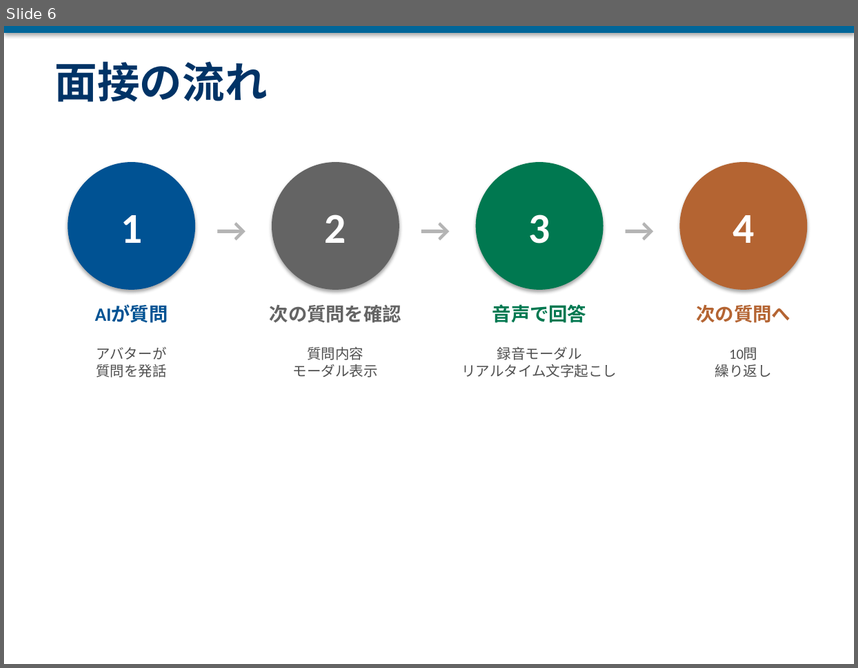
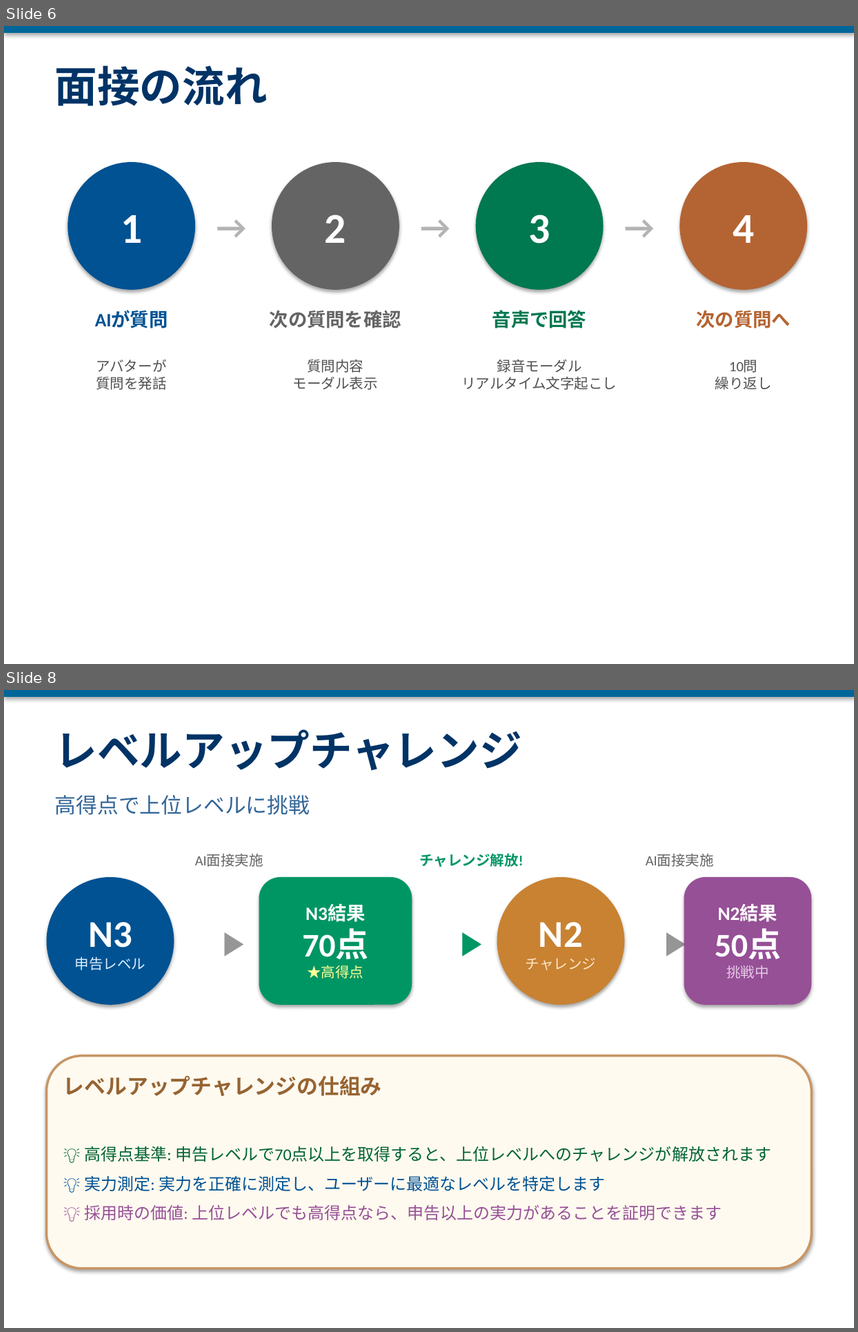
Before and after one commit to yoshidasendai115/ai-interview, a slide deck: docs/プレゼン資料/AI面接プラットフォーム_投資家向け.pptx. Shown one above the other, each under a label of ours: slide 6 before the commit, slides 6 and 8 after it; the slides between them are not shown. The pictures are 858x668 and 858x1332 pixels, drawn with LibreOffice and Linux fonts; fonts in the diff are those of the drawing. Boxes give left, top, right and bottom in pixels: in the first picture for what was removed or moved away, otherwise in the second. Text is boxed around its words. In the diff, an @@ line names an element or a change of style, - is before the commit and + after.

Commit message:
feat: 学習ステップテンプレートJSONとドキュメント・UI更新
- backend/app/data/seed/learning_step_templates.json を新規作成
  - 汎用テンプレート（4ステップ）
  - 業界別テンプレート7件（6ステップ）
- 12_面接フロー制御.md にデータソース参照を追加
- 画面設計書DrawIO/PNG更新（学習計画、分析画面等）
- ER図、画面遷移図の更新
- PoC: 固定質問セット、回答サンプル追加

```diff
--- a/docs/プレゼン資料/AI面接プラットフォーム_投資家向け.pptx
+++ b/docs/プレゼン資料/AI面接プラットフォーム_投資家向け.pptx
@@ slide 8 added at [4, 690, 854, 1328], background #FFFFFF @@
@@ rectangle added at [4, 690, 854, 697], fill #006699 @@
@@ text added at [55, 729, 522, 771], 36 pt, text #003366, bold @@
+レベルアップチャレンジ
@@ text added at [55, 795, 310, 815], 18 pt, text #336699 @@
+高得点で上位レベルに挑戦
@@ text added at [195, 854, 263, 867], 12 pt, text #646464 @@
+AI面接実施
@@ text added at [419, 853, 523, 867], 12 pt, text #009664, bold @@
+チャレンジ解放!
@@ text added at [646, 854, 714, 867], 12 pt, text #646464 @@
+AI面接実施
@@ ellipse added at [47, 877, 174, 1005], fill #005293 @@
@@ rounded rectangle added at [259, 877, 412, 1005], fill #009664 @@
@@ ellipse added at [497, 877, 624, 1005], fill #C88232 @@
@@ rounded rectangle added at [684, 877, 811, 1005], fill #965096 @@
@@ text added at [183, 915, 285, 966], 28 pt, text #969696 @@
+▶
@@ text added at [302, 904, 368, 978], 16 pt, text #FFFFFF, bold @@
+N3結果
+70点
+★高得点
@@ text added at [421, 915, 523, 966], 28 pt, text #009664 @@
+▶
@@ text added at [633, 915, 718, 966], 28 pt, text #969696 @@
+▶
@@ text added at [715, 904, 781, 978], 16 pt, text #FFFFFF, bold @@
+N2結果
+50点
+挑戦中
@@ text added at [75, 922, 146, 970], 12 pt, text #DCF0FF @@
+N3
+申告レベル
@@ text added at [526, 922, 596, 970], 12 pt, text #FFE6C8 @@
+N2
+チャレンジ
@@ rounded rectangle added at [47, 1056, 811, 1268], fill #FFFAF0, outline #C89664 2 pt @@
@@ text added at [63, 1075, 382, 1096], 18 pt, text #966432, bold @@
+レベルアップチャレンジの仕組み
@@ text added at [84, 1146, 771, 1220], 14 pt, text #006432 @@
+💡 高得点基準: 申告レベルで70点以上を取得すると、上位レベルへのチャレンジが解放されます
+💡 実力測定: 実力を正確に測定し、ユーザーに最適なレベルを特定します
+💡 採用時の価値: 上位レベルでも高得点なら、申告以上の実力があることを証明できます
@@ slide 6 changed as well @@
@@ vertical alignment top to middle in 12 elements at [55, 65, 268, 106], [95, 311, 168, 328], [96, 359, 167, 390], [270, 310, 401, 328], [293, 359, 378, 390], [493, 310, 586, 328], [461, 359, 617, 390], [697, 310, 791, 328], [715, 359, 772, 390], [208, 205, 250, 247], [412, 205, 455, 247], [616, 205, 659, 247] @@
```
Also in this commit, not shown: 16 other slides changed, 1 other slide added, 54 other files.
